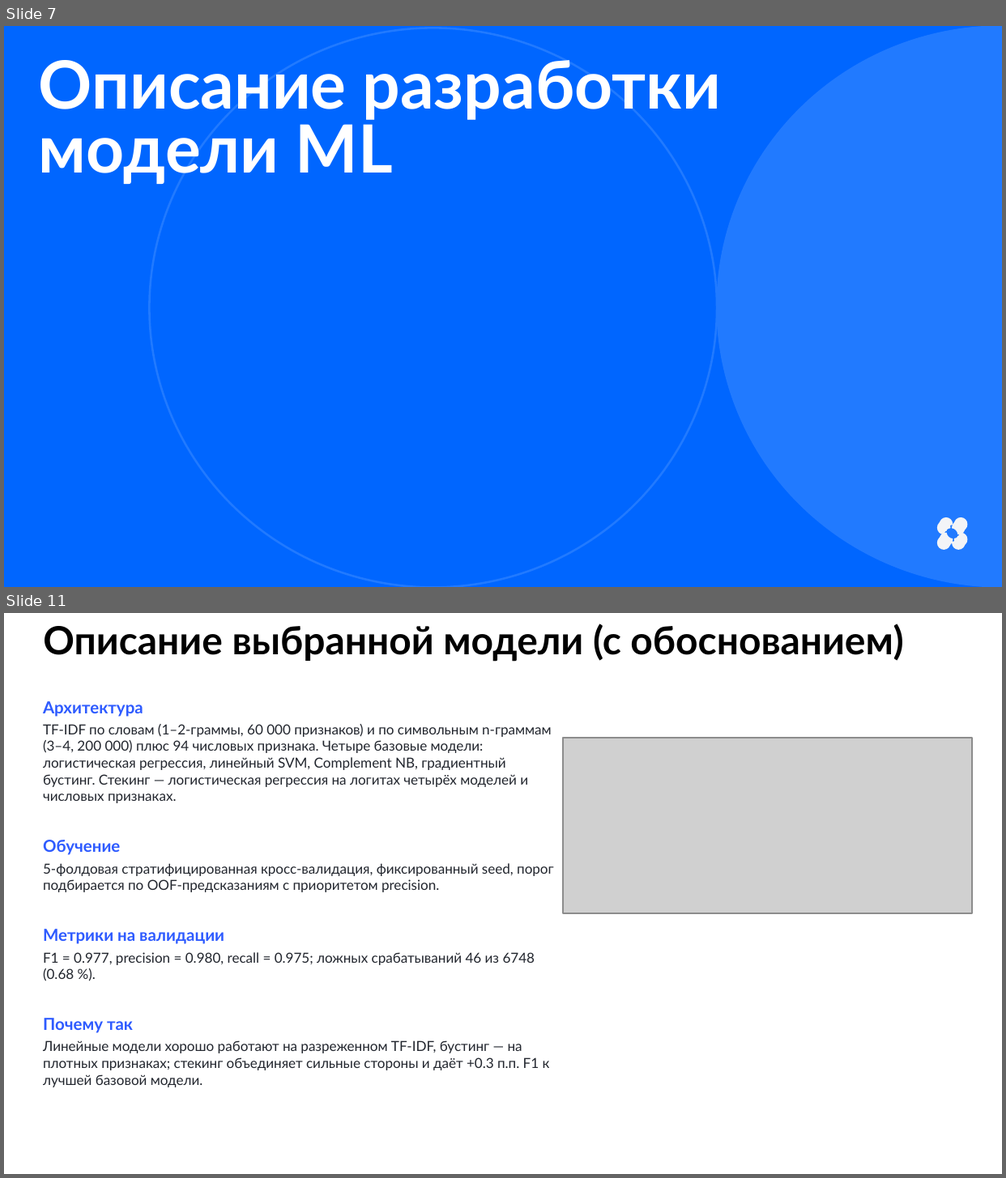
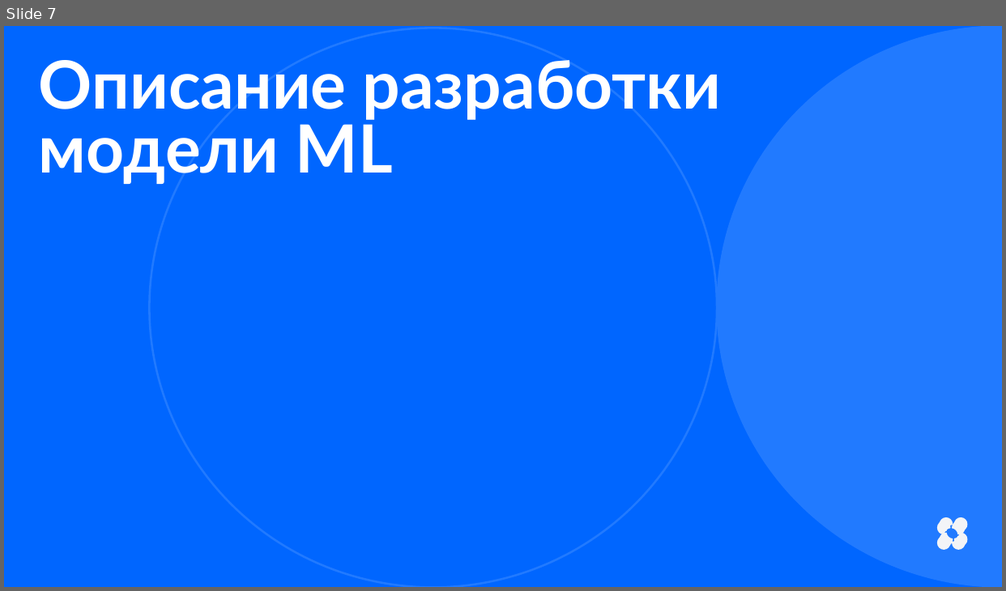
Before and after one commit to Andrey123654/antispam-ml, a slide deck: reports/MKB251-RazhnovAP_Итоговое_задание.pptx. Shown one above the other, each under a label of ours: slides 7 and 11 before the commit, slide 7 after it; the slides between them are not shown. The pictures are 1006x1178 and 1006x591 pixels, drawn with LibreOffice and Linux fonts; fonts in the diff are those of the drawing; grey boxes stand for pictures. Boxes give left, top, right and bottom in pixels: in the first picture for what was removed or moved away, otherwise in the second. Text is boxed around its words. In the diff, an @@ line names an element or a change of style, - is before the commit and + after.

```diff
--- a/reports/MKB251-RazhnovAP_Итоговое_задание.pptx
+++ b/reports/MKB251-RazhnovAP_Итоговое_задание.pptx
@@ slide 11 removed at box(4, 613, 1002, 1174), background #FFFFFF @@
@@ text removed at box(43, 624, 903, 662) @@
-Описание выбранной модели (с обоснованием)
@@ text removed at box(43, 701, 554, 1088) @@
-Архитектура
-TF-IDF по словам (1–2-граммы, 60 000 признаков) и по символьным n-граммам (3–4, 200 000) плюс 94 числовых признака. Четыре базовые модели: логистическая регрессия, линейный SVM, Complement NB, градиентный бустинг. Стекинг — логистическая регрессия на логитах четырёх моделей и числовых признаках.
-Обучение
-5-фолдовая стратифицированная кросс-валидация, фиксированный seed, порог подбирается по OOF-предсказаниям с приоритетом precision.
-Метрики на валидации
-F1 = 0.977, precision = 0.980, recall = 0.975; ложных срабатываний 46 из 6748 (0.68 %).
-Почему так
-Линейные модели хорошо работают на разреженном TF-IDF, бустинг — на плотных признаках; стекинг объединяет сильные стороны и даёт +0.3 п.п. F1 к лучшей базовой модели.
@@ picture removed at box(563, 738, 972, 914) @@
```
Also in this commit, not shown: 4 slides changed, 12 slides added, 11 other slides removed, 1 other file.
